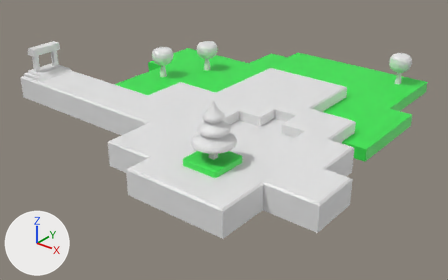
What one commit did to the Blender file blender/untitled.blend.
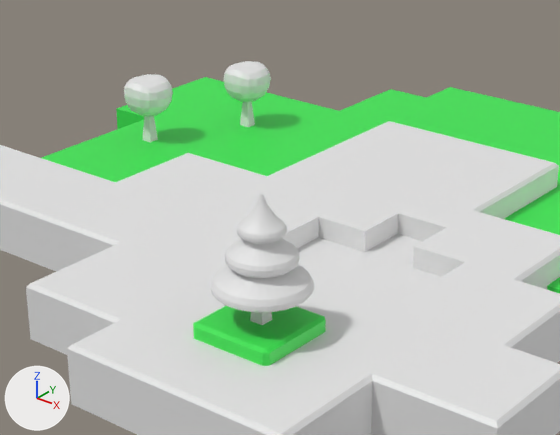
There are two pictures of each version: one whole from a 50 mm lens placed at (14.47, -15.79, 9.54), pointed at (-0.23, 2.59, -1.85), one close up on the part from 21% to 78% of the width and 5% to 75% of the height. Arrows for +X, +Y and +Z are at lower left; the lights stay in place.

The older version as bpy lines, for what is in view:
```python
mat_lake = principled_material('Lake')
mat_lake.base_color = (0.8, 0.8, 0.8)  # white #e7e7e7
me_cube = bpy.data.meshes.new('Cube')
me_cube.from_pydata(...)  # 274 vertices, 395 faces; spans x -0.5..15.5, y -4.5..6.5, z -1.0..0.0
me_cube.materials.append(mat_material)  # white #e7e7e7
me_cube_008 = bpy.data.meshes.new('Cube.008')
me_cube_008.from_pydata(...)  # 98 vertices, 96 faces; spans x -0.84..0.81, y -0.8..0.85, z -0.84..0.51
me_cube_008.materials.append(mat_material_001)  # white #e7e7e7
me_plane = bpy.data.meshes.new('Plane')
me_plane.from_pydata([(-1.0, -1.0, 0.0), (1.0, -1.0, 0.0), (-1.0, 1.0, 0.0), (1.0, 1.0, 0.0)], [], [(0, 1, 3, 2)])
me_plane.materials.append(mat_lake)  # white #e7e7e7
ob_cube_154 = bpy.data.objects.new('Cube.154', me_cube)
ob_cube_154.location = (-8.5, 0.5, 0.0)
ob_cube_159 = bpy.data.objects.new('Cube.159', me_cube_008)
ob_cube_159.location = (-5.0, 4.0, 0.54)
ob_cube_159.scale = (0.6, 0.6, 0.6)
ob_plane = bpy.data.objects.new('Plane', me_plane)
ob_plane.location = (2.54, 1.48, -0.39)
ob_plane.scale = (1.81, 1.81, 1.81)
# also in view: 'Cube.138' at (2.96, -2.0, 0.06); 'Cube.077' at (-0.5, 6.0, -0.75); 'Cylinder' at (3.01, -1.99, 1.46); 'Cube.156' at (-4.01, 6.02, 0.44)
```
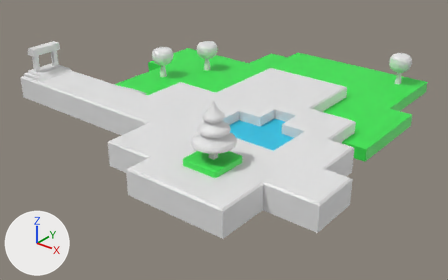
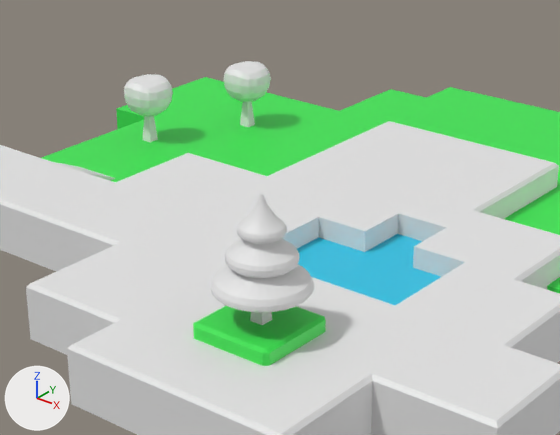
What differs and where, as boxes (x1, y1, x2, y2) in the close-ups (560 x 435 px):
'Plane', recoloured (white to cyan): (297, 234, 441, 305) in both
part 1 of me_cube, cut back: after (54, 162, 115, 180)

The change, as a list of edits to the scene's bpy script:
```text
Change mat_lake:
    mat_lake.base_color: (0.8, 0.8, 0.8) -> (0.0203, 0.565, 0.799)  # white #e7e7e7 -> cyan #27c6e7
Change me_cube:
    used by ob_cube_154; location = (-8.5, 0.5, 0.0)
    remove me_cube.from_pydata(...)  # 274 vertices, 395 faces; spans x -0.5..15.5, y -4.5..6.5, z -1.0..0.0
    add me_cube.from_pydata(...)  # 278 vertices, 322 faces; spans x -0.5..15.5, y -4.5..6.5, z -1.0..0.0
    me_cube part 1
    78 faces are deleted
    4 vertices are added at (4.5, 1.5, -1.0), (3.5, 1.5, -1.0), (4.5, 1.5, -0.5), (3.5, 1.5, -0.5)
    5 new faces join them
```
